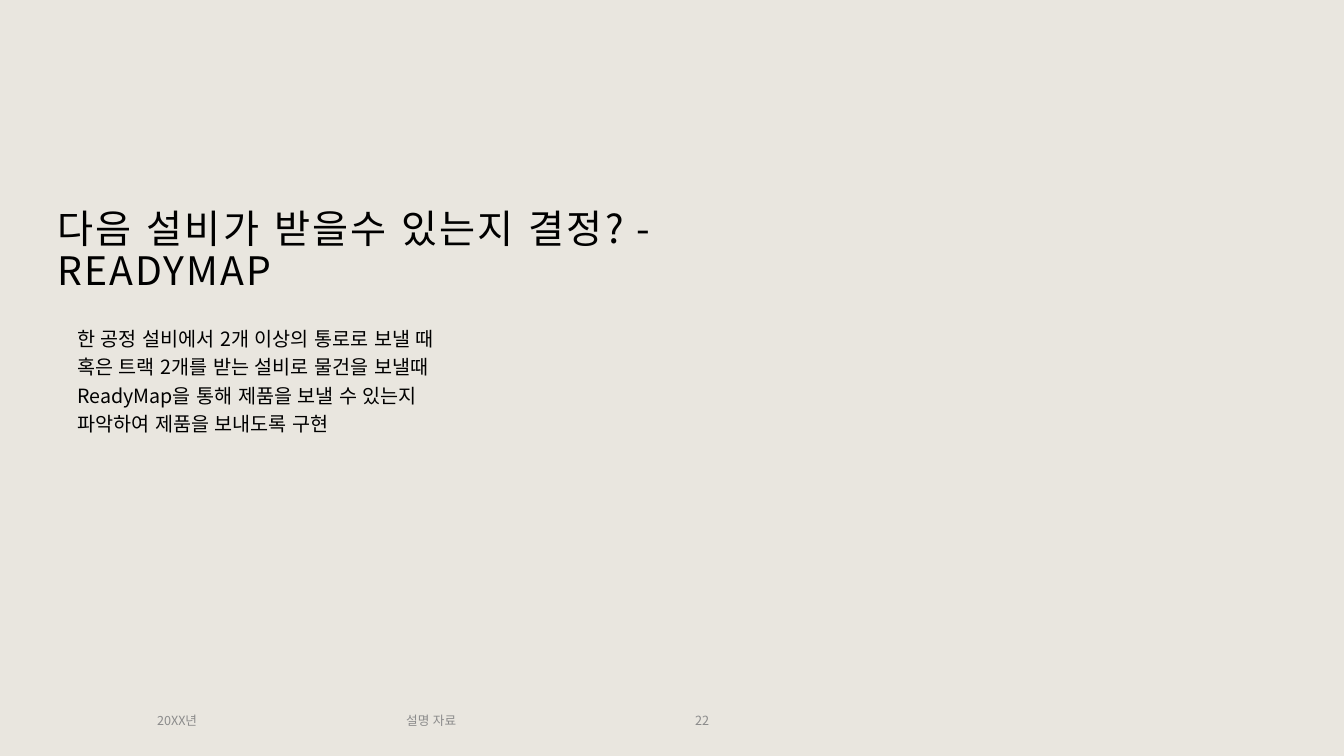
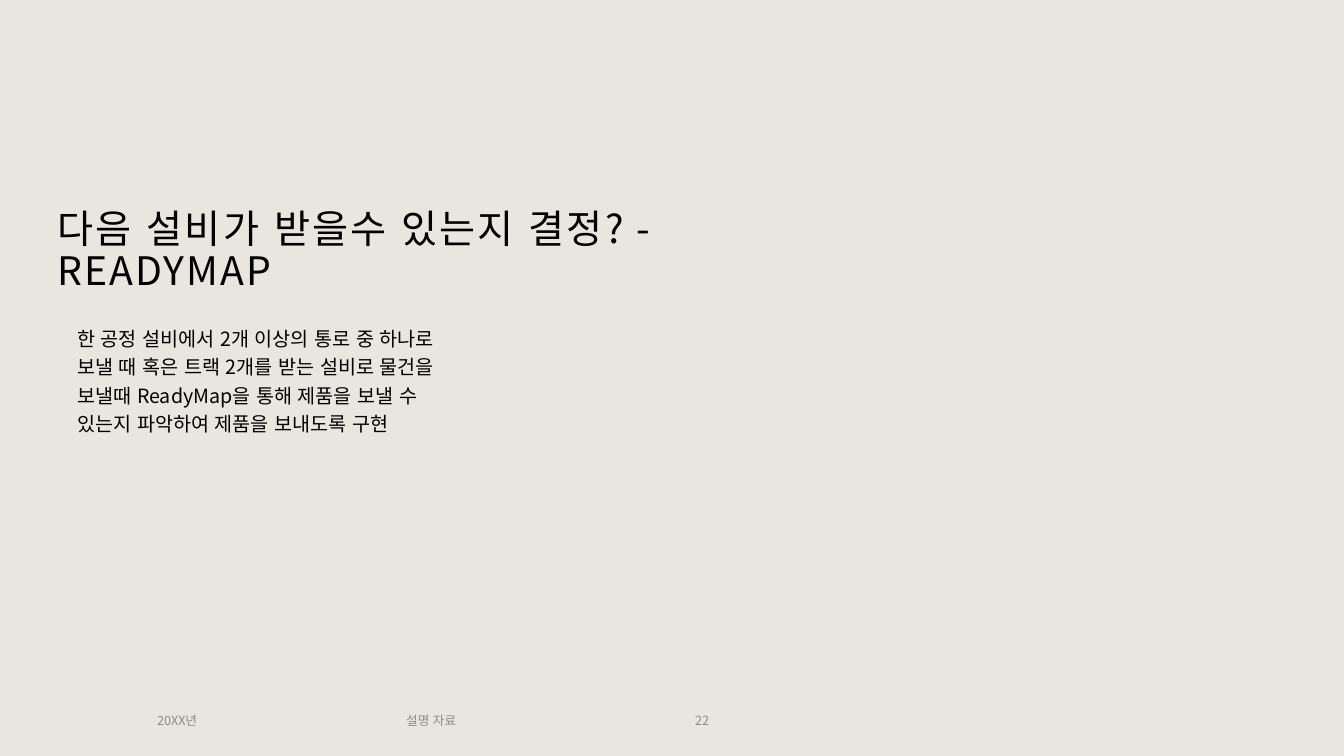
Before and after one commit to Tentailsahri/DT_FINAL_Project, a slide deck: slide 22 of 문서/시나리오에 따른 공정 시뮬레이션 발표 - 박민준.pptx. Drawn at 1344x756 pixels with LibreOffice and Linux fonts; fonts in the diff are those of the drawing; background and template pictures are left out. Boxes give left, top, right and bottom in pixels: in the first picture for what was removed or moved away, otherwise in the second. Text is boxed around its words. In the diff, an @@ line names an element or a change of style, - is before the commit and + after.

```diff
--- a/문서/시나리오에 따른 공정 시뮬레이션 발표 - 박민준.pptx
+++ b/문서/시나리오에 따른 공정 시뮬레이션 발표 - 박민준.pptx
@@ text at bbox=[77, 329, 434, 433]: text changed @@
-한 공정 설비에서 2개 이상의 통로로 보낼 때 혹은 트랙 2개를 받는 설비로 물건을 보낼때 ReadyMap을 통해 제품을 보낼 수 있는지 파악하여 제품을 보내도록 구현
+한 공정 설비에서 2개 이상의 통로 중 하나로 보낼 때 혹은 트랙 2개를 받는 설비로 물건을 보낼때 ReadyMap을 통해 제품을 보낼 수 있는지 파악하여 제품을 보내도록 구현
```
Also in this commit, not shown: 1 other slide changed.
